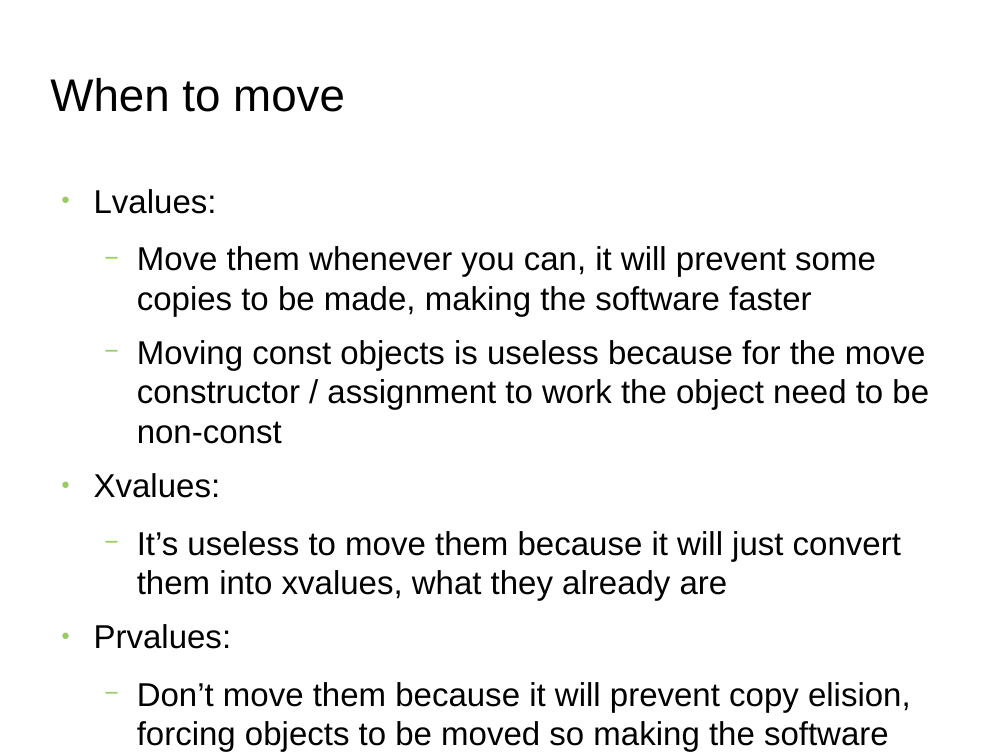
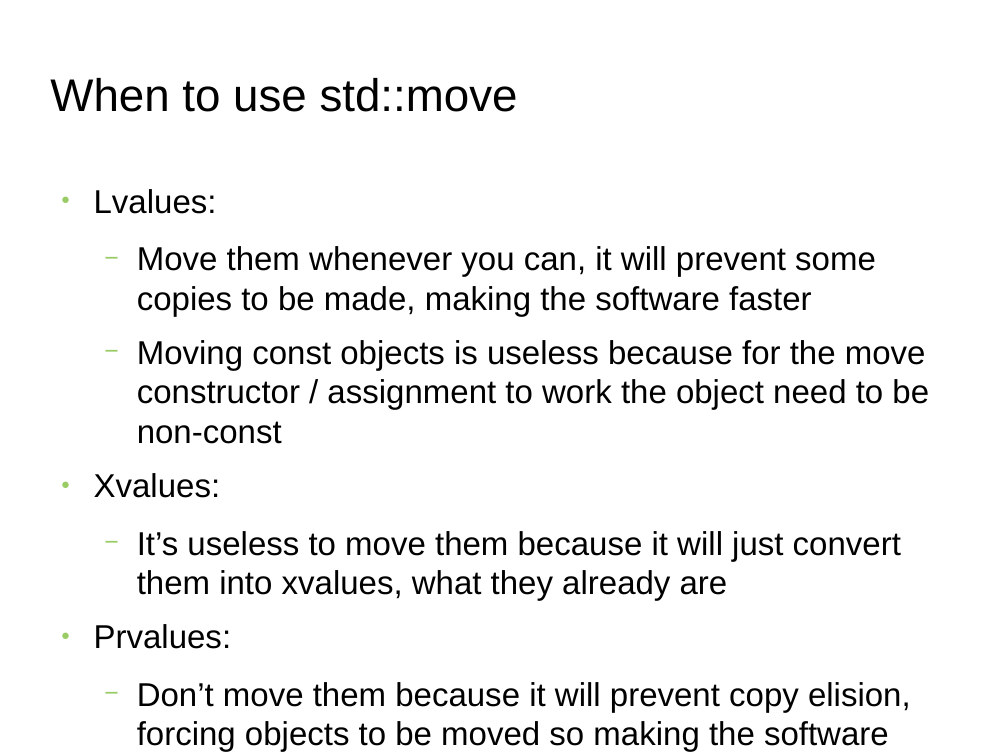
Before and after one commit to FranckRJ/CPP-trainings, a slide deck: slide 20 of traning-move.odp (slide 19 before the commit). Drawn at 1008x756 pixels with LibreOffice and Linux fonts; fonts in the diff are those of the drawing; background and template pictures are left out. Boxes give left, top, right and bottom in pixels: in the first picture for what was removed or moved away, otherwise in the second. Text is boxed around its words. In the diff, an @@ line names an element or a change of style, - is before the commit and + after.

```diff
--- a/traning-move.odp
+++ b/traning-move.odp
@@ title at [50, 78, 518, 112]: text changed @@
-When to move
+When to use std::move
```
Also in this commit, not shown: 7 other slides changed, 1 slide added.
